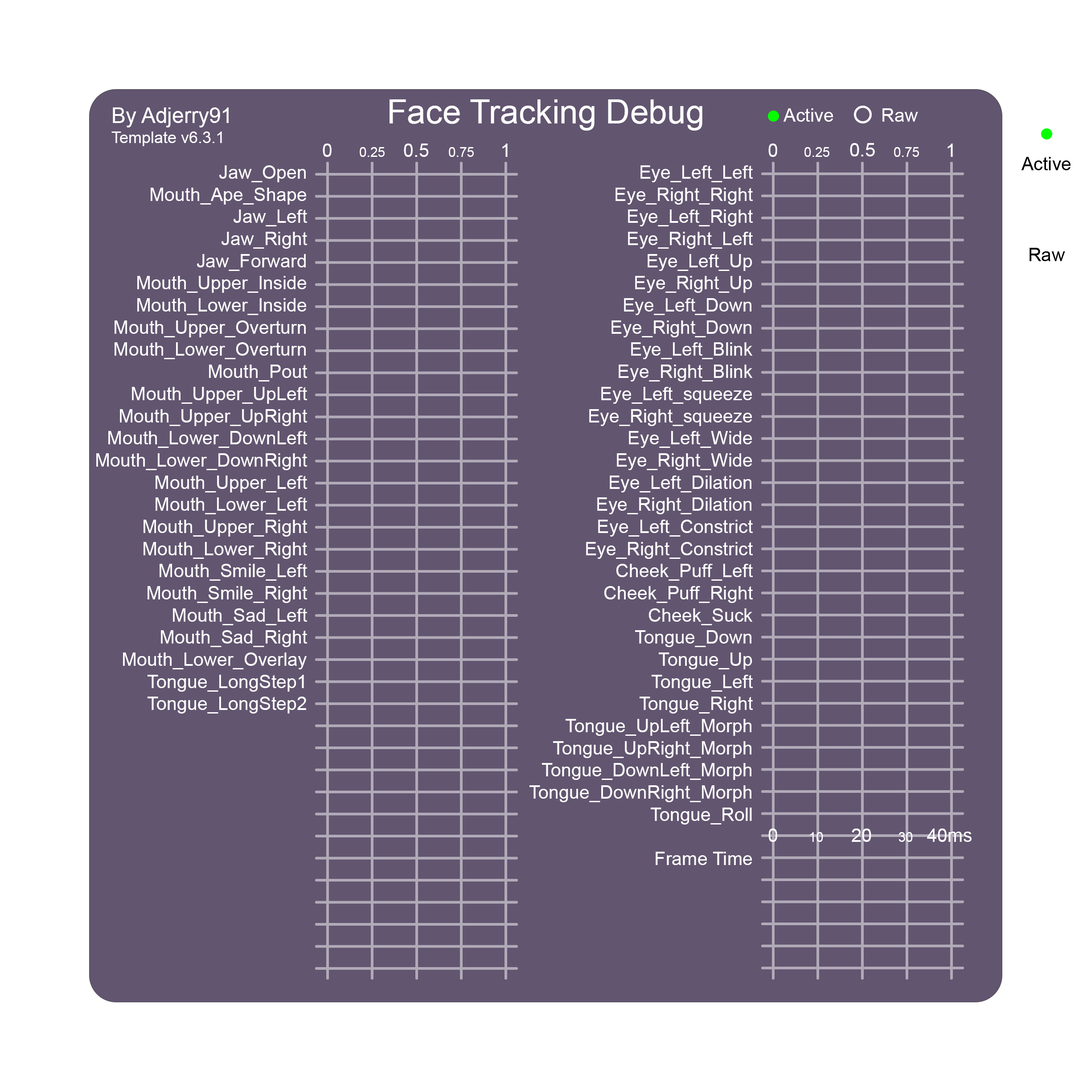
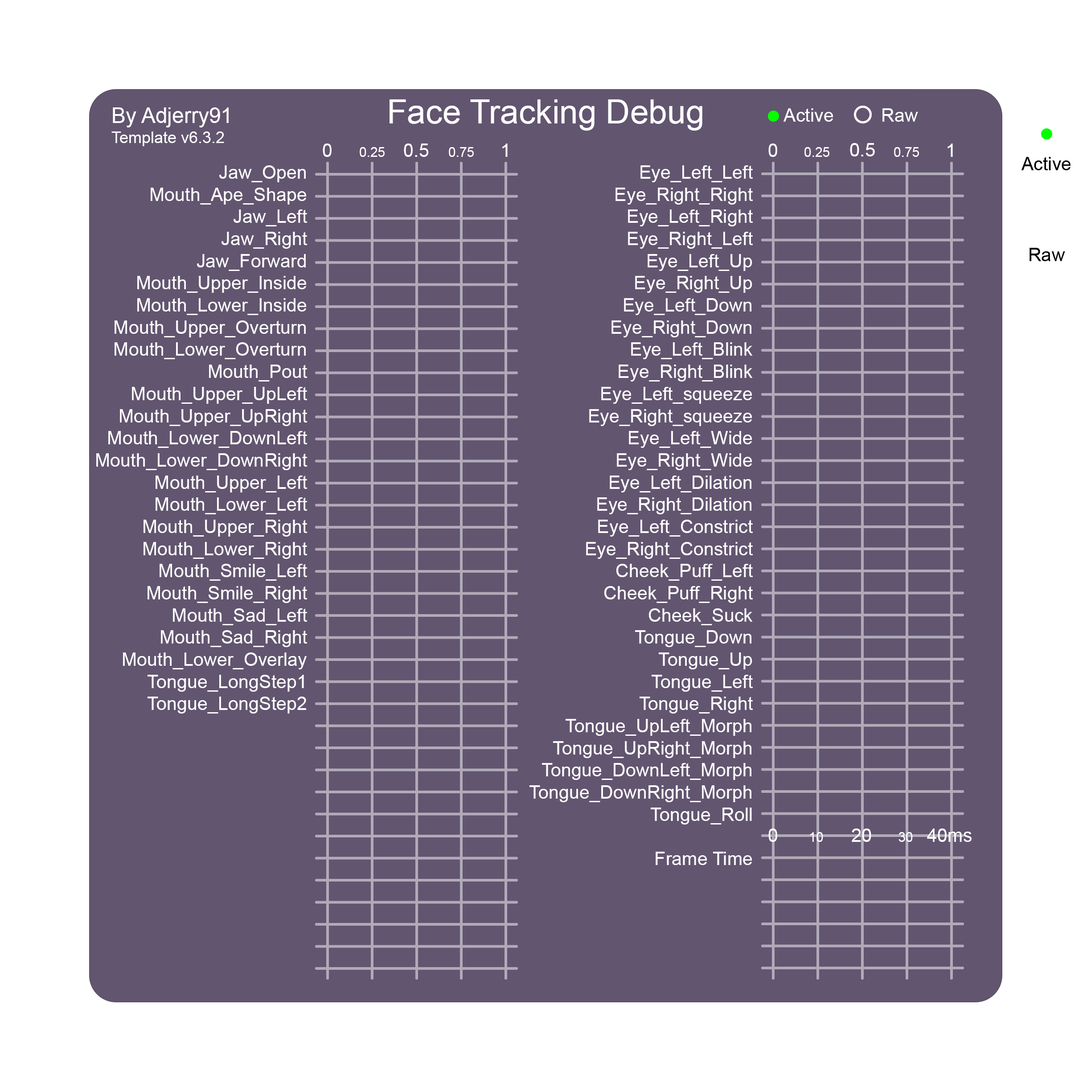
Layered file, before and after one edit (1091 x 1091). Changes by layer:
painted on "Template Version" over [216, 131, 225, 144]
